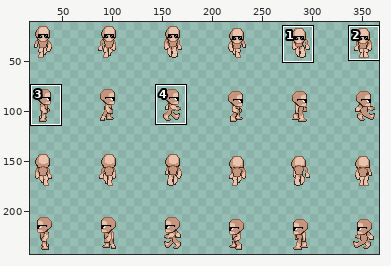
A sprite sheet gets an edit: sprite_sheet_walk.png. Above: a wide view before the commit, with the close-up outlined.
Close-up. Before the edit:
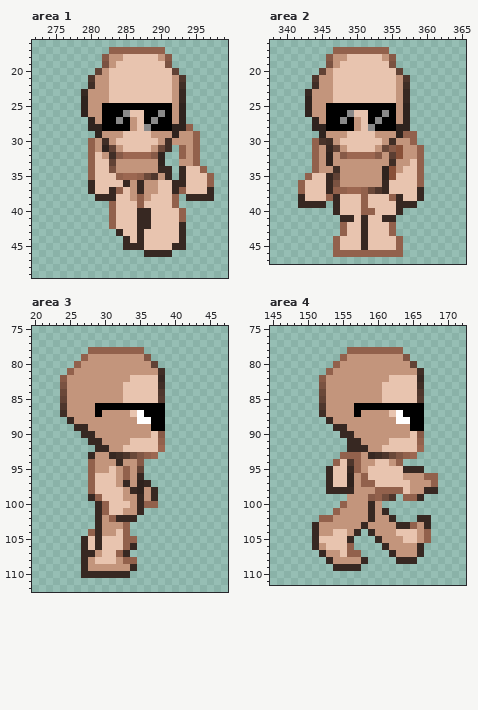
The file is 384x256 pixels. Colours within 5 levels of each other are drawn and written as one. Shown: area 1: x 272..299, y 16..49; area 2: x 338..365, y 16..47; area 3: x 20..47, y 75..112; area 4: x 145..172, y 75..111. The wide view leaves out empty margins. The commit also changed other parts of the picture, which this record leaves out.
The same view after the edit:
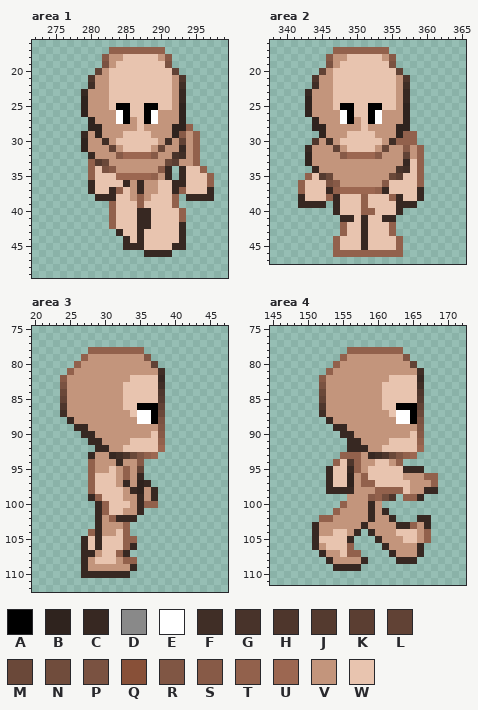
Palette (. is transparent): A #000000  B #2f231e  C #372822  D #898989  E #ffffff  F #402e26  G #48332a  H #4e362c  J #543a2f  K #5b3e32  L #614235  M #6a4839  N #704c3c  P #7a5241  Q #885038  R #805644  S #875a47  T #92614c  U #9c6751  V #c3957c  W #e8c4af
From old to new:
--- area 1
@@ x 277..295 @@
 24 ..BVVVWWWWWWWWWVC..
-25 ..BVVAAAAAAAAAAVB..
-26 ..BVVAAADWWAADAVB..
-27 ...BVAADAVWADAAVB..
-28 ...BBAAAAVWDAAABBT.
-29 ....BVVVWWWWVVVBVVT
-30 ...TVFVWWWWWWVFVVVT
-31 ...TVBLVWWWWVMF.TVT
-32 ...TWVFSUUUUSB..TVT
-33 ...TWWLVVVVVVB..VVT
-34 ...TWWPVVVVVVCC.CWW
-35 ...TWWWTUUTMHVC.CWW
+25 ..BVVVWAAWWAAWWVB..
+26 ..BVVVVEAWWAEVVVB..
+27 ...BVVVEAVWAEVVVB..
+28 ...BBVVVVVWVVVVBBT.
+29 ..CVBVVVWWWWVVVBSVT
+30 ..BVVFVWWWWWWVFVLVT
+31 ..BVVVLVWWWWVMVVCVT
+32 ...CVVVSUUUUSVVGFVT
+33 ...TJMVVVVVVVVMKVVT
+34 ...TWPSVVVVVVSC.CWW
+35 ...TWWWUUUUUTVC.CWW
 36 ...CWWWWCVCVVWWCCWW
--- area 2
@@ x 341..359 @@
 24 ..BVVVWWWWWWWWWVC..
-25 ..BVVAAAAAAAAAAVB..
-26 ..BVVAAADWWAADAVB..
-27 ...BVAADAVWADAAVB..
-28 ...BBAAAAVWDAAABB..
+25 ..BVVVWAAWWAAWWVB..
+26 ..BVVVVEAWWAEVVVB..
+27 ...BVVVEAVWAEVVVB..
+28 ...BBVVVVVWVVVVBB..
 29 ....BVVVWWWWVVVBTT.
-30 ...TGFVWWWWWWVFVVT.
-31 ...TVCLVWWWWVMSQVVT
-32 ...TVBVSUUUUSVKQVVT
-33 ...TVBVVVVVVVVFVVWT
-34 ...TVVFVVVVVVBQVWWT
-35 ..TWWCLVVVVVVBQWWWT
-36 .TWWWCPVVVVVVCWWWWT
-37 .TWWWCTTUUTMHCWWWWC
+30 ...HVFVWWWWWWVFTTT.
+31 ..CVVVLVWWWWVMVVSVT
+32 ..BVVVVSUUUUSVVVLVT
+33 ..BVVVVVVVVVVVVVCWT
+34 ...CVVVVVVVVVVVGFWT
+35 ..TWJMVVVVVVVVMKWWT
+36 .TWWWPSVVVVVVSWWWWT
+37 .TWWWCTUUUUUTCWWWWC
 38 .CWWWTCWWWTWWWTCWWC
--- area 3
@@ x 27..40 @@
  85 VVVVVVWWWWWJ..
- 86 VVAAAAAAAAAA..
- 87 VVAVVVVWEAAA..
- 88 VVVVVVVVEEAA..
- 89 CVVVVVVVVVAA..
+ 86 VVVVVVWWAAAL..
+ 87 VVVVVVVWEEAM..
+ 88 VVVVVVVVEEAP..
+ 89 CVVVVVVVVVVR..
  90 CCVVVVVVVVWS..
--- area 4
@@ x 155..168 @@
  85 VVVVVVWWWWWJ..
- 86 VVAAAAAAAAAA..
- 87 VVAVVVVWEAAA..
- 88 VVVVVVVVEEAA..
- 89 CVVVVVVVVVAA..
+ 86 VVVVVVWWAAAL..
+ 87 VVVVVVVWEEAM..
+ 88 VVVVVVVVEEAP..
+ 89 CVVVVVVVVVVR..
  90 CCVVVVVVVVWS..
Changed places in both close-ups, as pixel boxes (x1, y1, x2, y2):
changed: (81, 103, 186, 180)
changed: (305, 103, 410, 194)
changed: (95, 403, 165, 431)
changed: (354, 403, 424, 431)
